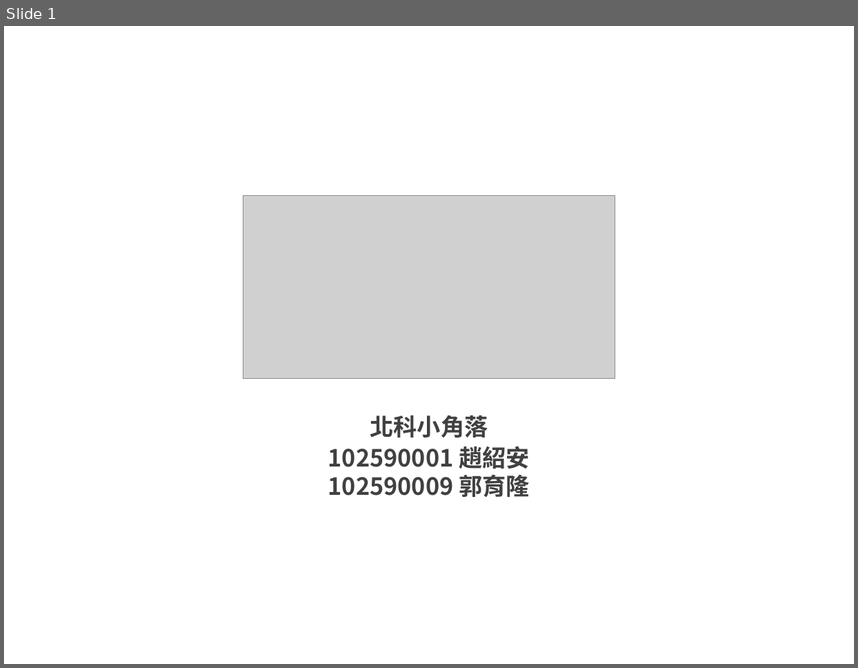
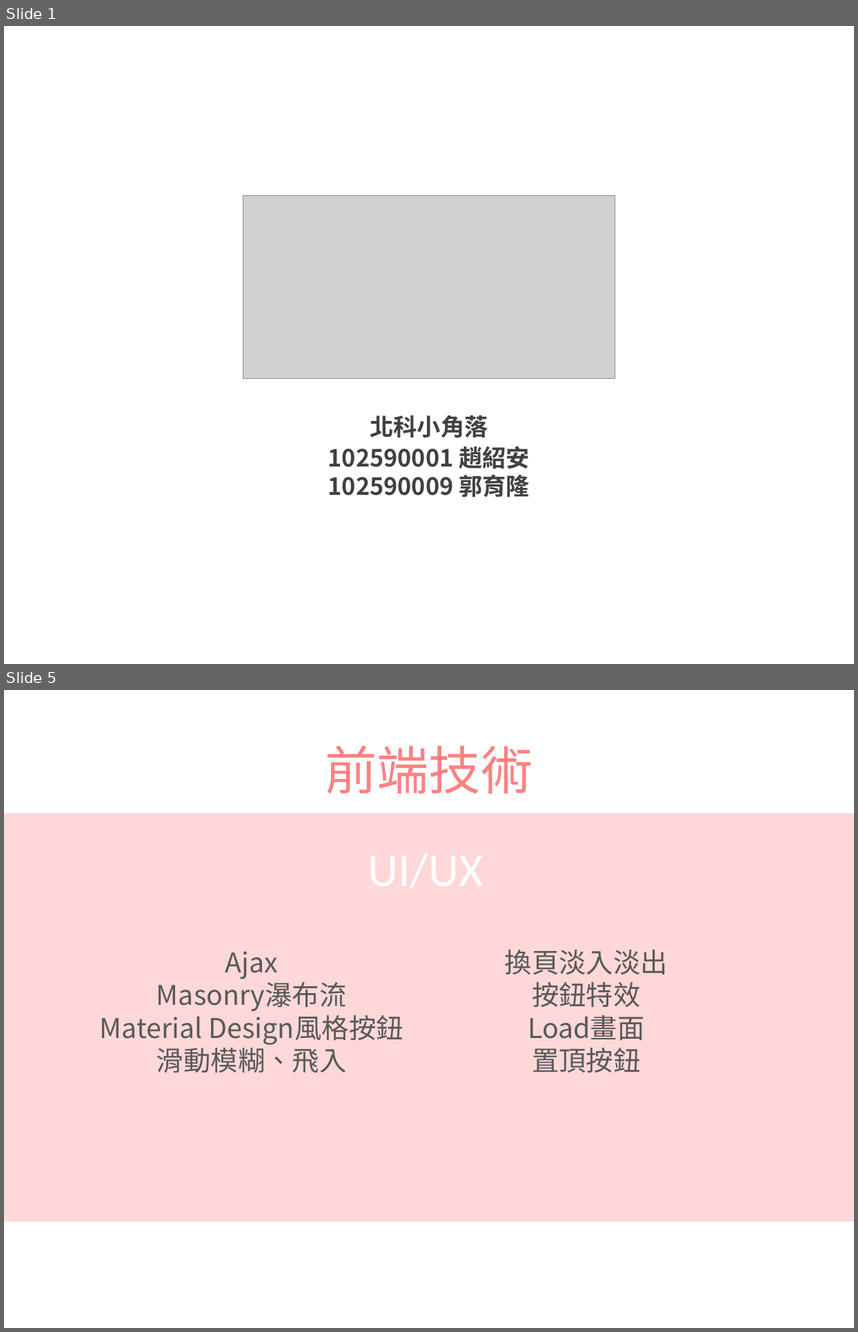
Before and after one commit to iml885203/front-end-class-project, a slide deck: powerpoint/報告PPT.pptx. Shown one above the other, each under a label of ours: slide 1 before the commit, slides 1 and 5 after it; the slides between them are not shown. The pictures are 858x668 and 858x1332 pixels, drawn with LibreOffice and Linux fonts; fonts in the diff are those of the drawing; grey boxes stand for pictures; background and template pictures are left out. Boxes give left, top, right and bottom in pixels: in the first picture for what was removed or moved away, otherwise in the second. Text is boxed around its words. In the diff, an @@ line names an element or a change of style, - is before the commit and + after.

```diff
--- a/powerpoint/報告PPT.pptx
+++ b/powerpoint/報告PPT.pptx
@@ slide 5 added at box(4, 690, 854, 1328), background picture (left out) @@
@@ title added at box(325, 745, 533, 793), 44 pt, text #FD8182 @@
+前端技術
@@ rectangle added at box(4, 814, 854, 1221), fill #FD8182 at 30% opacity @@
@@ text added at box(329, 834, 523, 900), 40 pt, text #FFFFFF @@
+UI/UX
@@ text added at box(100, 951, 404, 1072), 23 pt, text #595959 @@
+Ajax
+Masonry瀑布流
+Material Design風格按鈕
+滑動模糊、飛入
@@ text added at box(505, 949, 668, 1072), 23 pt, text #595959 @@
+換頁淡入淡出
+按鈕特效
+Load畫面
+置頂按鈕
```
Also in this commit, not shown: 1 slide changed, 4 other slides added, 5 slides removed.
